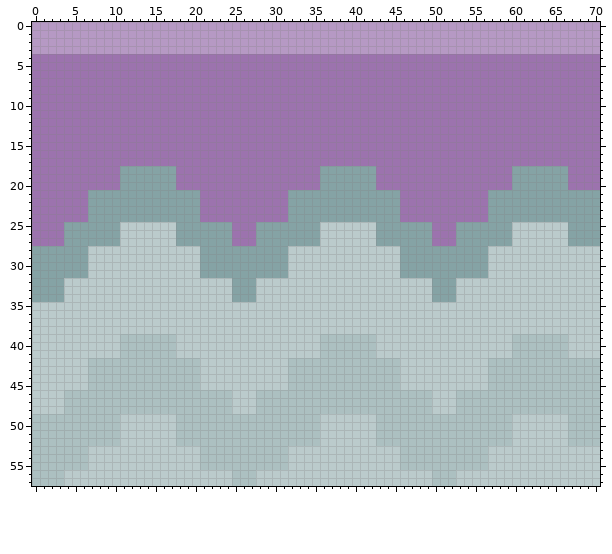
A sprite sheet gets an edit: CatRun/platform_imgs/Platform3.png. The picture above was drawn from the file before the commit.
The file is 71x58 pixels.
And afterwards:
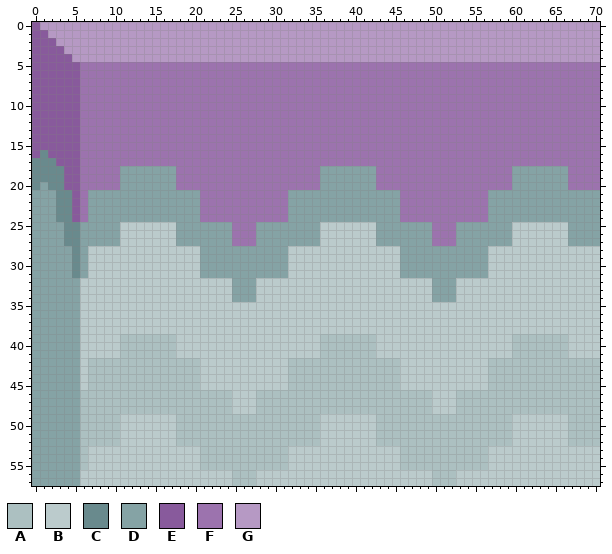
Palette (. is transparent): A #acc0c1  B #bbcbcc  C #698a8d  D #85a3a5  E #885a9c  F #9c73ae  G #b699c4
Change:
Changed rows in their new state; - is an unchanged pixel.
first column x 0:
 0 E----------------------------------------------------------------------
 1 EE---------------------------------------------------------------------
 2 EEE--------------------------------------------------------------------
 3 EEEE-------------------------------------------------------------------
 4 EEEEEGGGGGGGGGGGGGGGGGGGGGGGGGGGGGGGGGGGGGGGGGGGGGGGGGGGGGGGGGGGGGGGGGG
 5 EEEEEE-----------------------------------------------------------------
 6 EEEEEE-----------------------------------------------------------------
 7 EEEEEE-----------------------------------------------------------------
 8 EEEEEE-----------------------------------------------------------------
 9 EEEEEE-----------------------------------------------------------------
10 EEEEEE-----------------------------------------------------------------
11 EEEEEE-----------------------------------------------------------------
12 EEEEEE-----------------------------------------------------------------
13 EEEEEE-----------------------------------------------------------------
14 EEEEEE-----------------------------------------------------------------
15 EEEEEE-----------------------------------------------------------------
16 ECEEEE-----------------------------------------------------------------
17 CCCEEE-----------------------------------------------------------------
18 CCCCEE-----------------------------------------------------------------
19 CCCCEE-----------------------------------------------------------------
20 CDCCEE-----------------------------------------------------------------
21 DDDCCE-----------------------------------------------------------------
22 DDDCCE-----------------------------------------------------------------
23 DDDCCE-----------------------------------------------------------------
24 DDDCCE-----------------------------------------------------------------
25 DDDDCC-----------------------------------------------------------------
26 DDDDCC-----------------------------------------------------------------
27 DDDDCC-----------------------------------------------------------------
28 -----C-----------------------------------------------------------------
29 -----C-----------------------------------------------------------------
30 -----C-----------------------------------------------------------------
31 -----C-----------------------------------------------------------------
32 ----DD-----------------------------------------------------------------
33 ----DD-----------------------------------------------------------------
34 ----DD-----------------------------------------------------------------
35 DDDDDD-----------------------------------------------------------------
36 DDDDDD-----------------------------------------------------------------
37 DDDDDD-----------------------------------------------------------------
38 DDDDDD-----------------------------------------------------------------
39 DDDDDD-----------------------------------------------------------------
40 DDDDDD-----------------------------------------------------------------
41 DDDDDD-----------------------------------------------------------------
42 DDDDDD-----------------------------------------------------------------
43 DDDDDD-----------------------------------------------------------------
44 DDDDDD-----------------------------------------------------------------
45 DDDDDD-----------------------------------------------------------------
46 DDDDDD-----------------------------------------------------------------
47 DDDDDD-----------------------------------------------------------------
48 DDDDDD-----------------------------------------------------------------
49 DDDDDD-----------------------------------------------------------------
50 DDDDDD-----------------------------------------------------------------
51 DDDDDD-----------------------------------------------------------------
52 DDDDDD-----------------------------------------------------------------
53 DDDDDD-----------------------------------------------------------------
54 DDDDDD-----------------------------------------------------------------
55 DDDDDD-----------------------------------------------------------------
56 DDDDDD-----------------------------------------------------------------
57 DDDDDD-----------------------------------------------------------------
Pixel boxes of the changes (left, top, right, bottom) in both pictures:
changed: (32, 22, 600, 486)
